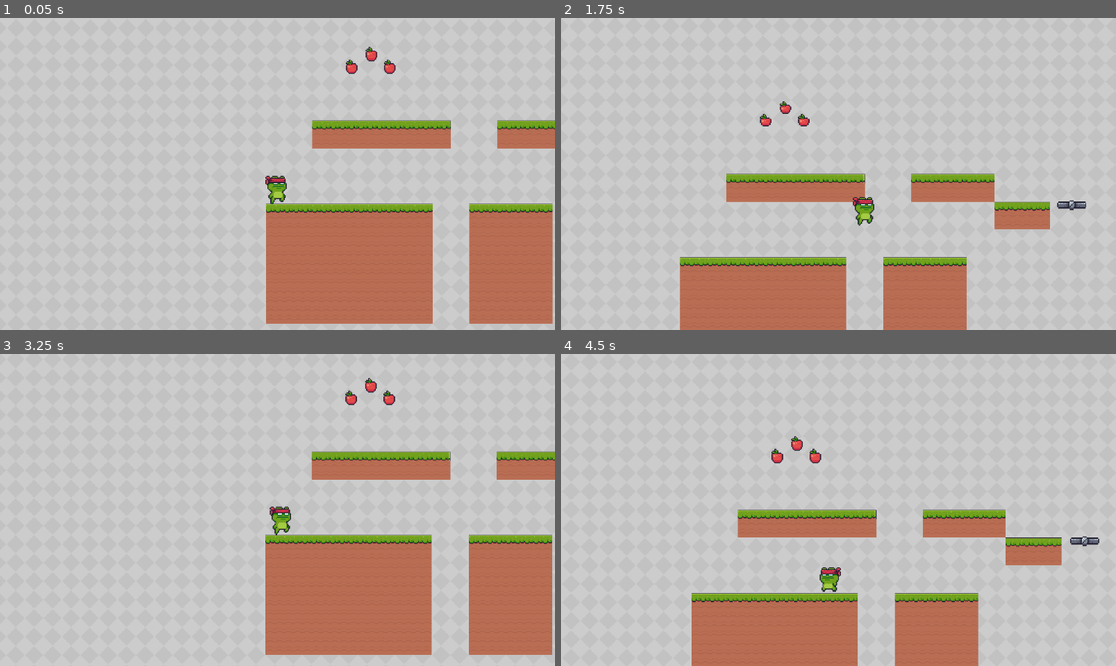
Above: before the commit, frames 1-4 (two rows, left to right).
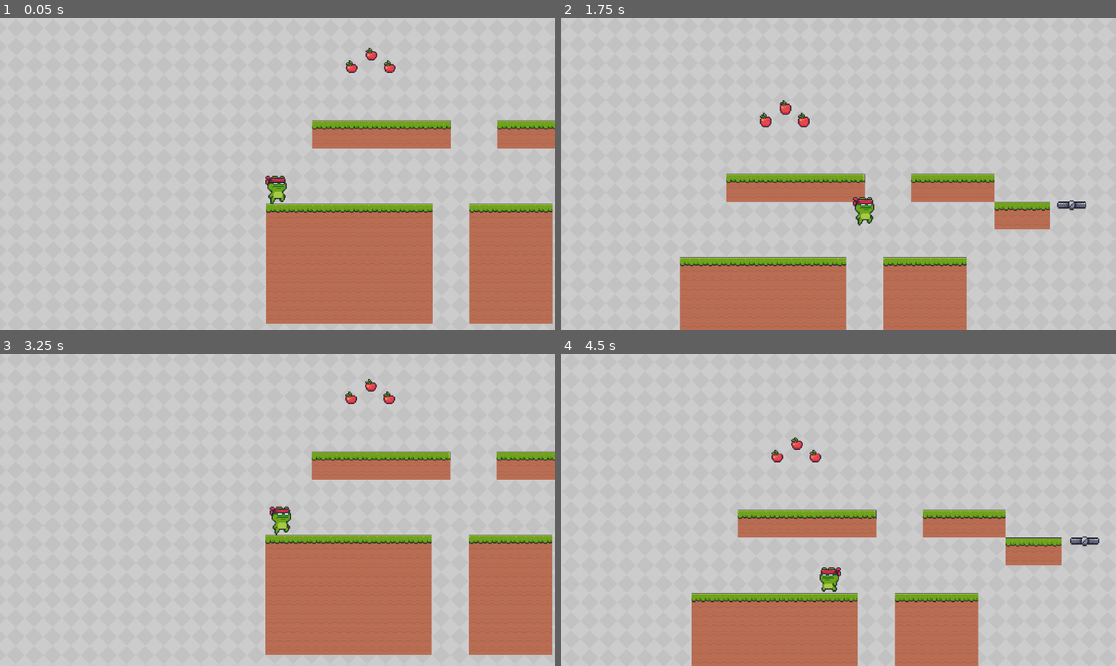
Above: after the commit, the same moments.

Repository: NamDo8467/GodotGame
Game: Godot game, scene res://scenes/game.tscn
The game is run twice, just before and just after one commit, with the same random seed, the same clock (stepped at 60 frames per second) and the same inputs.
Inputs:
- Up to frame 1 (0.05 s): no input
- Up to frame 2 (1.75 s): hold Right (move_right) from 0.53 s (still down); tap Space (jump) at 0.77, 1.52 s
- Up to frame 3 (3.25 s): release Right (move_right) at 2.03 s; hold Left (move_left) 2.03-2.78 s; hold Right (move_right) from 2.78 s (still down); tap Space (jump) at 3.02 s
- Up to frame 4 (4.5 s): tap Space (jump) at 3.77 s; release Right (move_right) at 4.28 s; hold Left (move_left) from 4.28 s (still down)

The runs differ from the first frame. In frame 1, 0.1% of the frame differs, in the area x 62-72%, y 9-19%; in frame 2, 0.1%, in the area x 35-45%, y 26-36%; in frame 3, 0.1%; in frame 4, 0.1%.

Commit message:
added collected animation for apples

Diff:
--- a/scenes/apple.tscn
+++ b/scenes/apple.tscn
@@ -1,7 +1,32 @@
-[gd_scene load_steps=11 format=3 uid="uid://ci7amiaybwmci"]
+[gd_scene load_steps=18 format=3 uid="uid://ci7amiaybwmci"]
 
 [ext_resource type="Script" path="res://scripts/apple.gd" id="1_80lum"]
 [ext_resource type="Texture2D" uid="uid://ddjidi5iuo00w" path="res://assets/Free/Items/Fruits/Apple.png" id="1_de7ru"]
+[ext_resource type="Texture2D" uid="uid://gqo2bsherpti" path="res://assets/Free/Items/Fruits/Collected.png" id="2_rpd7e"]
+
+[sub_resource type="AtlasTexture" id="AtlasTexture_m27v4"]
+atlas = ExtResource("2_rpd7e")
+region = Rect2(0, 0, 32, 32)
+
+[sub_resource type="AtlasTexture" id="AtlasTexture_7acj2"]
+atlas = ExtResource("2_rpd7e")
+region = Rect2(32, 0, 32, 32)
+
+[sub_resource type="AtlasTexture" id="AtlasTexture_pvnpn"]
+atlas = ExtResource("2_rpd7e")
+region = Rect2(64, 0, 32, 32)
+
+[sub_resource type="AtlasTexture" id="AtlasTexture_756kd"]
+atlas = ExtResource("2_rpd7e")
+region = Rect2(96, 0, 32, 32)
+
+[sub_resource type="AtlasTexture" id="AtlasTexture_dylnh"]
+atlas = ExtResource("2_rpd7e")
+region = Rect2(128, 0, 32, 32)
+
+[sub_resource type="AtlasTexture" id="AtlasTexture_r21yv"]
+atlas = ExtResource("2_rpd7e")
+region = Rect2(160, 0, 32, 32)
 
 [sub_resource type="AtlasTexture" id="AtlasTexture_v6mcd"]
 atlas = ExtResource("1_de7ru")
@@ -29,6 +54,29 @@
 
 [sub_resource type="SpriteFrames" id="SpriteFrames_po5pn"]
 animations = [{
+"frames": [{
+"duration": 1.0,
+"texture": SubResource("AtlasTexture_m27v4")
+}, {
+"duration": 1.0,
+"texture": SubResource("AtlasTexture_7acj2")
+}, {
+"duration": 1.0,
+"texture": SubResource("AtlasTexture_pvnpn")
+}, {
+"duration": 1.0,
+"texture": SubResource("AtlasTexture_756kd")
+}, {
+"duration": 1.0,
+"texture": SubResource("AtlasTexture_dylnh")
+}, {
+"duration": 1.0,
+"texture": SubResource("AtlasTexture_r21yv")
+}],
+"loop": false,
+"name": &"collected",
+"speed": 10.0
+}, {
 "frames": [{
 "duration": 1.0,
 "texture": SubResource("AtlasTexture_v6mcd")
@@ -65,10 +113,10 @@
 scale = Vector2(1.28125, 1.1875)
 sprite_frames = SubResource("SpriteFrames_po5pn")
 autoplay = "default"
-frame_progress = 0.714699
 
 [node name="CollisionShape2D" type="CollisionShape2D" parent="."]
 position = Vector2(8, 0)
 shape = SubResource("CircleShape2D_cagxr")
 
 [connection signal="body_entered" from="." to="." method="_on_body_entered"]
+[connection signal="animation_finished" from="AnimatedSprite2D" to="." method="_on_animated_sprite_2d_animation_finished"]
--- a/scripts/apple.gd
+++ b/scripts/apple.gd
@@ -1,5 +1,5 @@
 extends Area2D
-
+@onready var apple = $AnimatedSprite2D
 
 # Called when the node enters the scene tree for the first time.
 func _ready():
@@ -12,4 +12,9 @@
 
 
 func _on_body_entered(body):
-	queue_free()
+	apple.play("collected")
+
+
+func _on_animated_sprite_2d_animation_finished():
+	if apple.animation == "collected":
+		queue_free()
